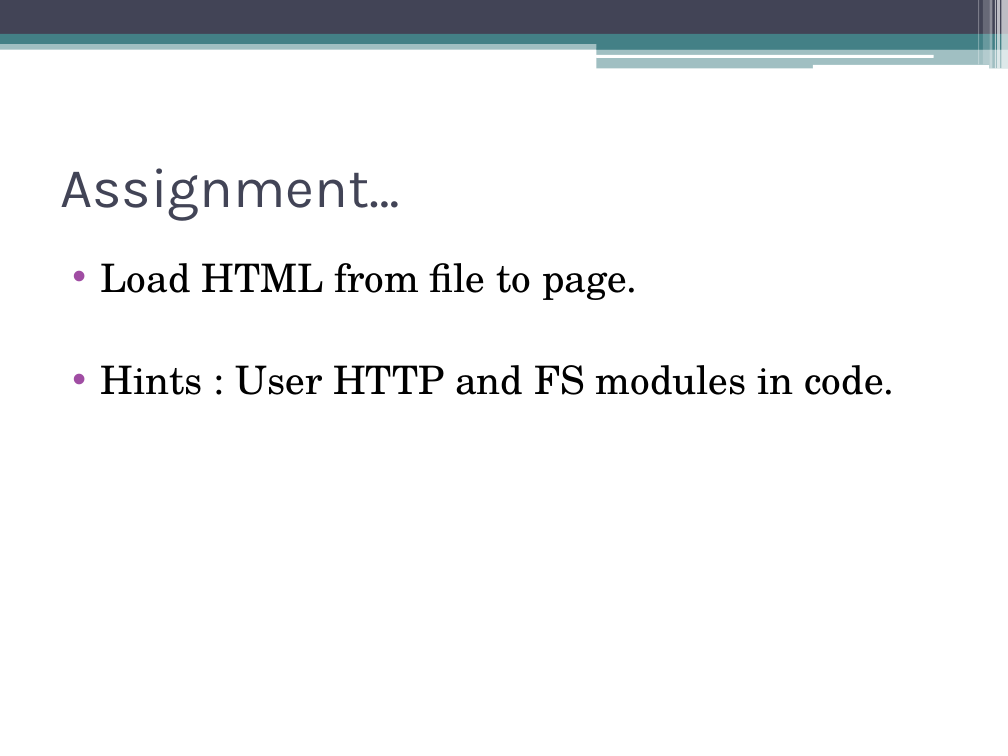
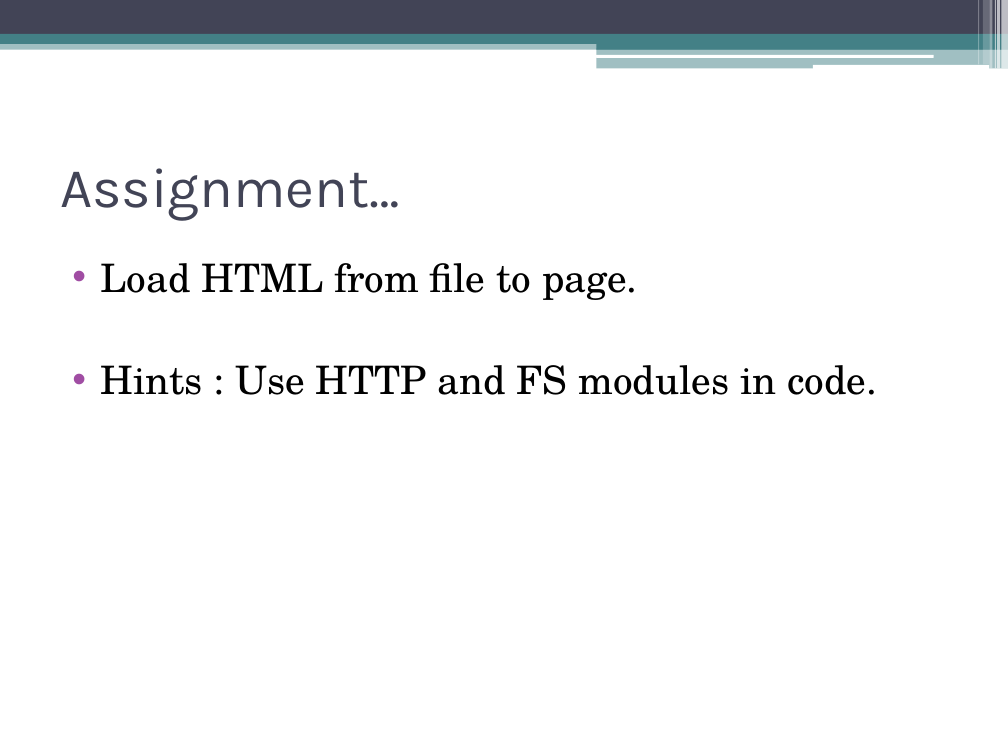
Before and after one commit to akjkhatri/mean_stack, a slide deck: slide 33 of MEAN Stack Workshop.pptx (slide 32 before the commit). Drawn at 1008x756 pixels with LibreOffice and Linux fonts; fonts in the diff are those of the drawing. Boxes give left, top, right and bottom in pixels: in the first picture for what was removed or moved away, otherwise in the second. Text is boxed around its words. In the diff, an @@ line names an element or a change of style, - is before the commit and + after.

Commit message:
Updated Slide

```diff
--- a/MEAN Stack Workshop.pptx
+++ b/MEAN Stack Workshop.pptx
@@ text at <box>101,365,877,395</box>: text changed @@
-• Hints : User HTTP and FS modules in code.
+• Hints : Use HTTP and FS modules in code.
```
Also in this commit, not shown: 2 slides added.
